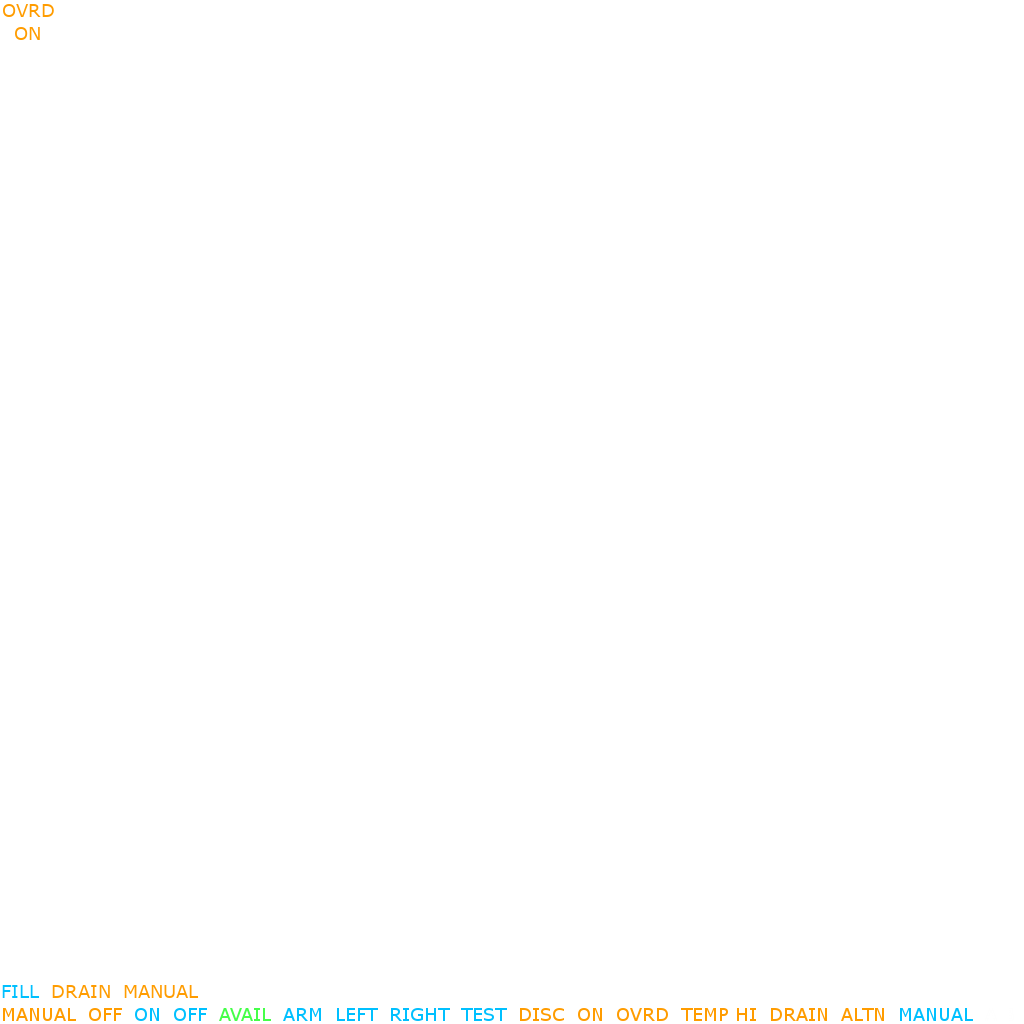
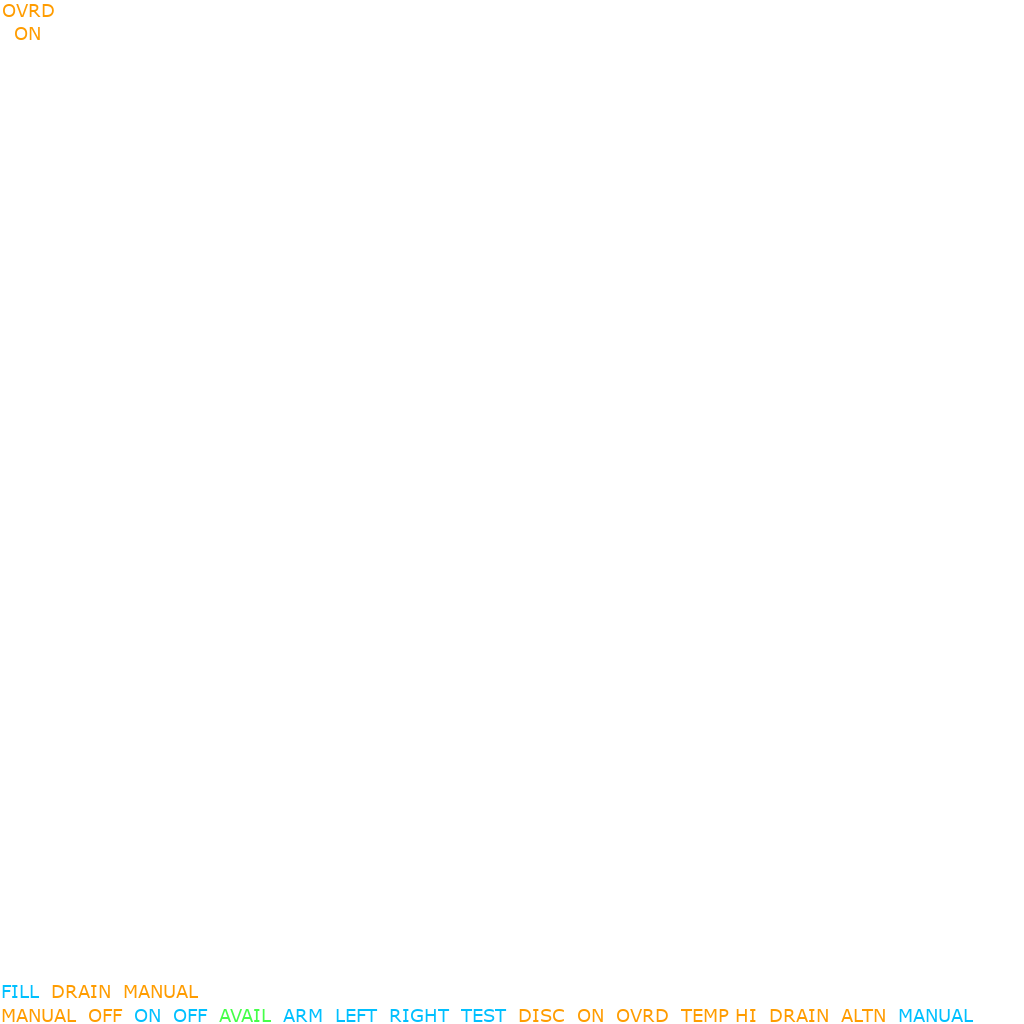
Two versions of the same layered image (1024 x 1024). Layer-by-layer changes:
painted on "MANUAL OFF ON OFF AVAIL A..." over (x1=2, y1=1008, x2=974, y2=1022)
